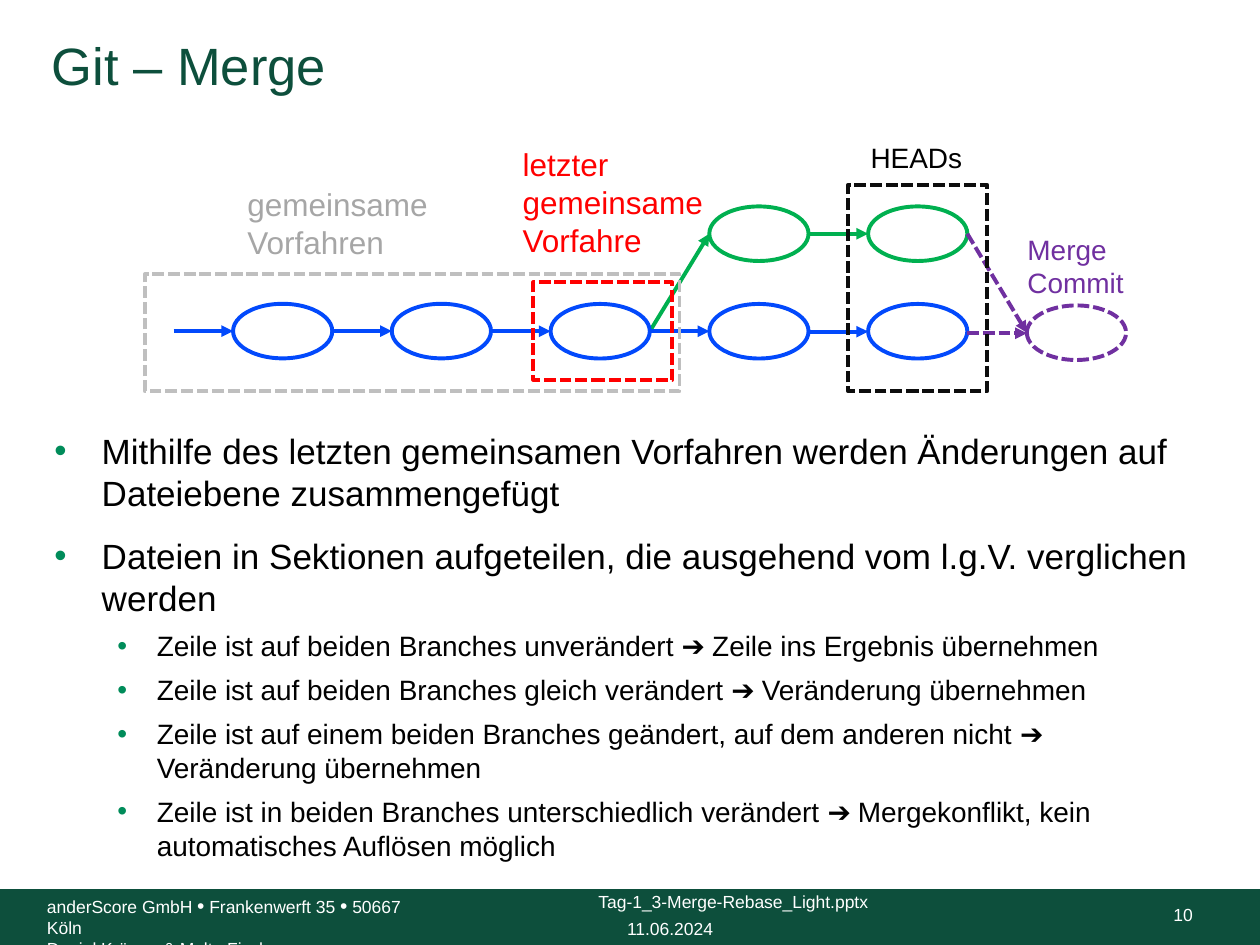
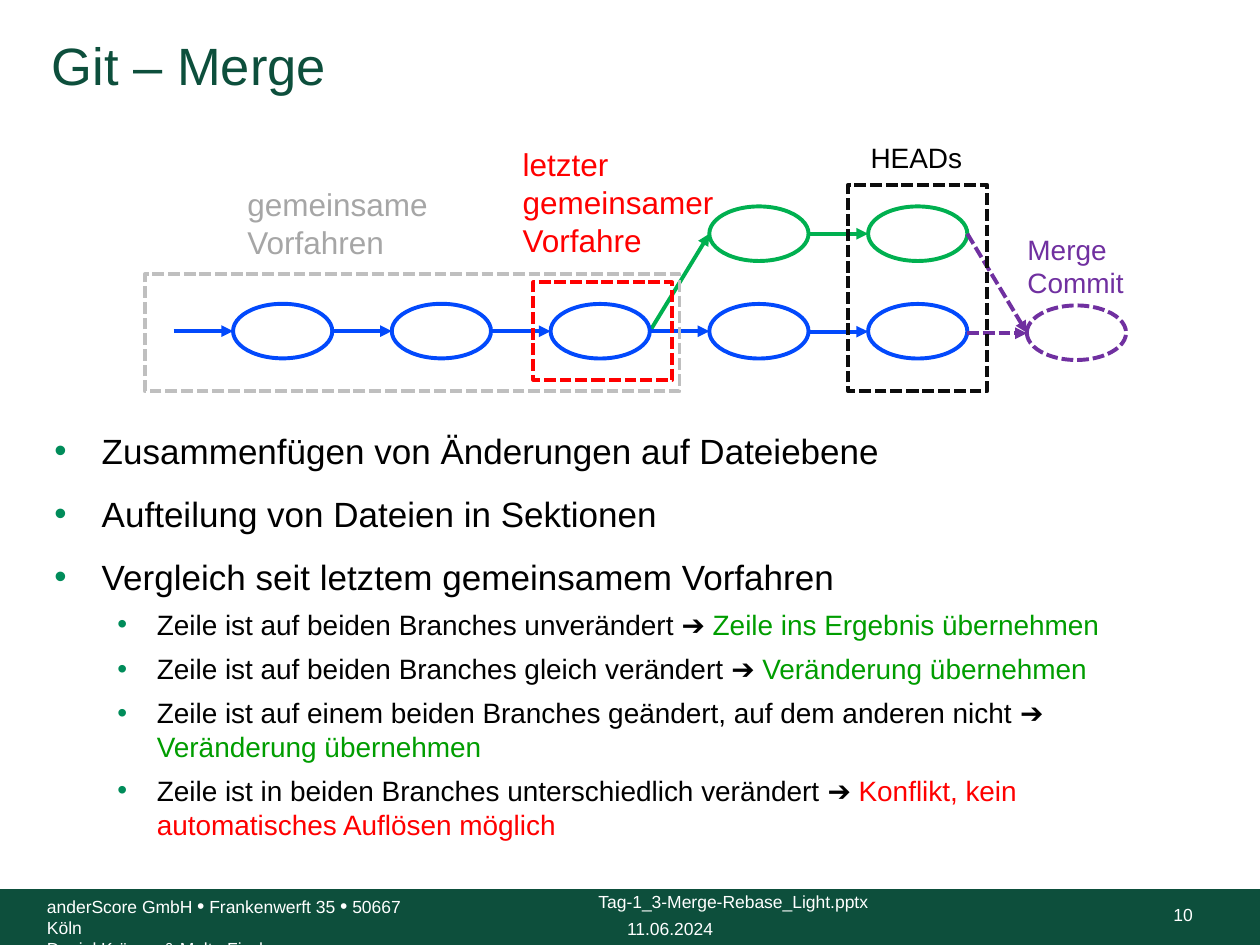
Before and after one commit to anderscore-gmbh/gitlab, a slide deck: slide 10 of slides/Tag-1_3-Merge-Rebase_Light.pptx. Drawn at 1260x945 pixels with LibreOffice and Linux fonts; fonts in the diff are those of the drawing; background and template pictures are left out. Boxes give left, top, right and bottom in pixels: in the first picture for what was removed or moved away, otherwise in the second. Text is boxed around its words. In the diff, an @@ line names an element or a change of style, - is before the commit and + after.

```diff
--- a/slides/Tag-1_3-Merge-Rebase_Light.pptx
+++ b/slides/Tag-1_3-Merge-Rebase_Light.pptx
@@ text at [523, 153, 714, 253]: text changed @@
-letzter gemeinsame Vorfahre
+letzter gemeinsamer Vorfahre
@@ text at [102, 435, 878, 596]: text changed @@
-• Mithilfe des letzten gemeinsamen Vorfahren werden Änderungen auf Dateiebene zusammengefügt
-• Dateien in Sektionen aufgeteilen, die ausgehend vom l.g.V. verglichen werden
+• Zusammenfügen von Änderungen auf Dateiebene
+• Aufteilung von Dateien in Sektionen
+• Vergleich seit letztem gemeinsamem Vorfahren
@@ text at [157, 614, 1099, 762]: text colour #000000 to #009D00 in "Zeile ins Ergebnis übernehmen", "Veränderung übernehmen", "Veränderung übernehmen" @@
@@ text at [157, 780, 1017, 840]: text changed @@
-  • Zeile ist in beiden Branches unterschiedlich verändert ➔ Mergekonflikt, kein automatisches Auflösen möglich
+  • Zeile ist in beiden Branches unterschiedlich verändert ➔ Konflikt, kein automatisches Auflösen möglich
```
Also in this commit, not shown: 52 other slides changed, 5 other files.
